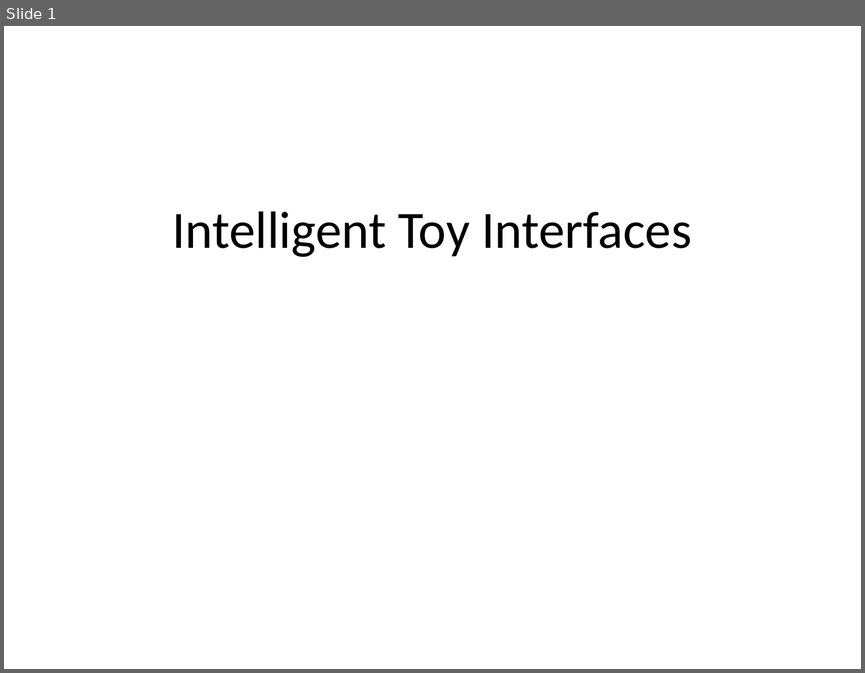
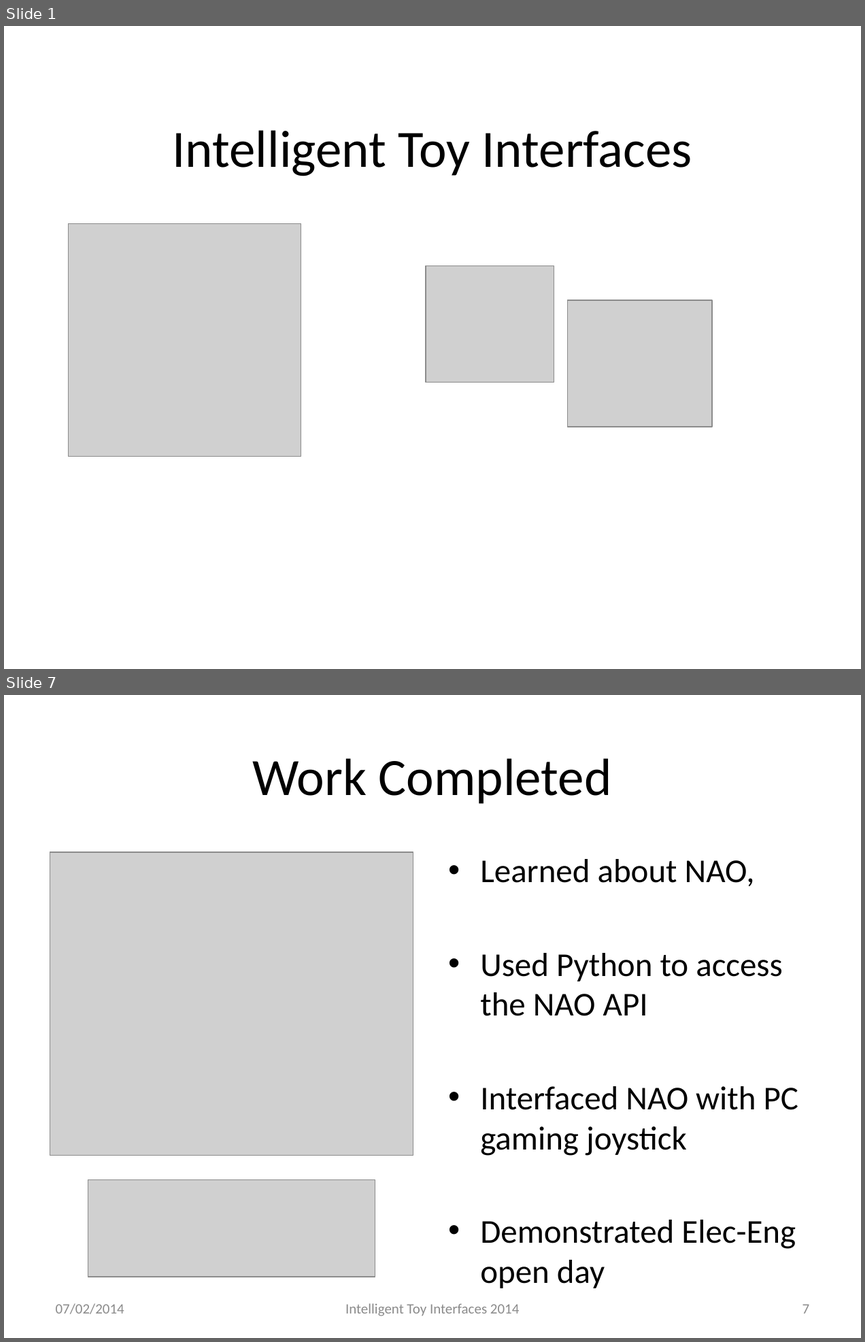
Before and after one commit to AlexJaeger/presfyp, a slide deck: Presentation.pptx. Shown one above the other, each under a label of ours: slide 1 before the commit, slides 1 and 7 after it; the slides between them are not shown. The pictures are 865x673 and 865x1342 pixels, drawn with LibreOffice and Linux fonts; fonts in the diff are those of the drawing; grey boxes stand for pictures; background and template pictures are left out. Boxes give left, top, right and bottom in pixels: in the first picture for what was removed or moved away, otherwise in the second. Text is boxed around its words. In the diff, an @@ line names an element or a change of style, - is before the commit and + after.

```diff
--- a/Presentation.pptx
+++ b/Presentation.pptx
@@ slide 7 added at box(4, 695, 861, 1338), background #FFFFFF @@
@@ title added at box(253, 758, 612, 804), 44 pt, text #000000 @@
+Work Completed
@@ picture added at box(50, 852, 413, 1155) @@
@@ text added at box(480, 859, 798, 1249), 28 pt, text #000000 @@
+• Learned about NAO,
+• Used Python to access the NAO API
+• Interfaced NAO with PC gaming joystick
+• Demonstrated Elec-Eng open day
@@ picture added at box(88, 1179, 375, 1276) @@
@@ text added at box(56, 1303, 124, 1314), 12 pt, text #8C8C8C @@
+07/02/2014
@@ text added at box(345, 1303, 519, 1316), 12 pt, text #8C8C8C @@
+Intelligent Toy Interfaces 2014
@@ page number added at box(802, 1304, 810, 1313), 12 pt, text #8C8C8C @@
+7
@@ slide 1 changed as well @@
@@ title "Intelligent Toy Interfaces": place and size @@
-title "Intelligent Toy Interfaces" at box(172, 211, 691, 257)
+title "Intelligent Toy Interfaces" at box(172, 130, 692, 176)
@@ picture added at box(68, 224, 301, 457) @@
@@ picture added at box(426, 266, 553, 382) @@
@@ picture added at box(567, 300, 712, 427) @@
```
Also in this commit, not shown: 1 other slide changed, 5 other slides added, 4 other files.
